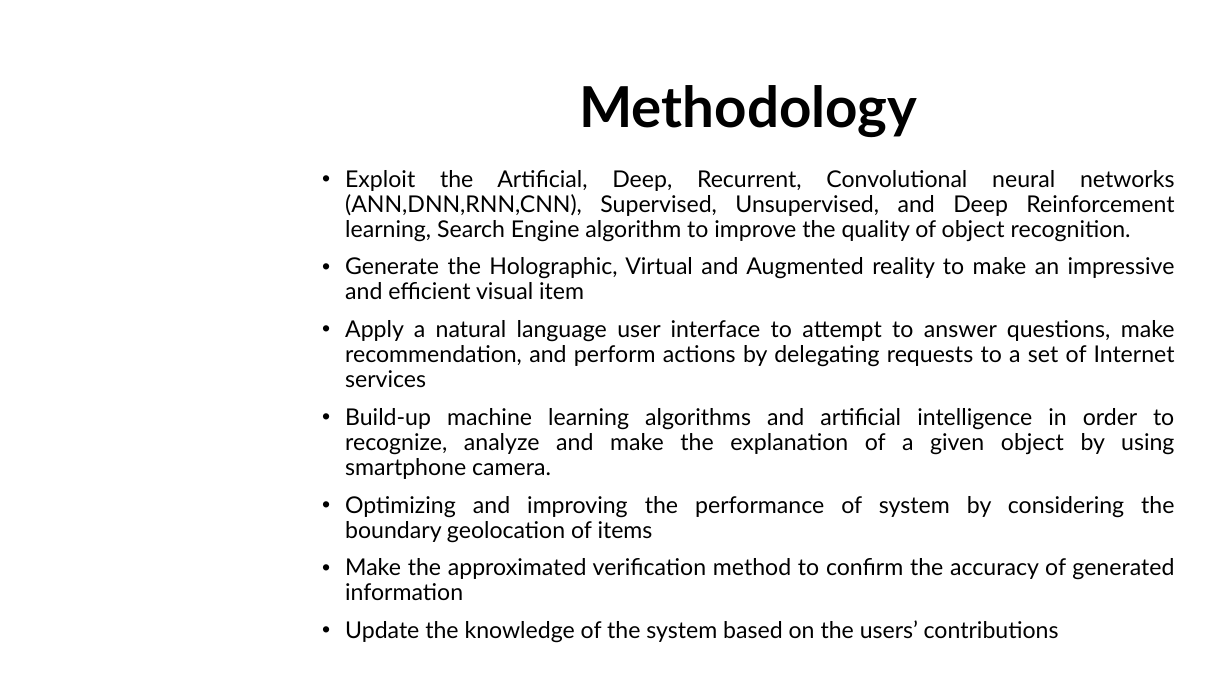
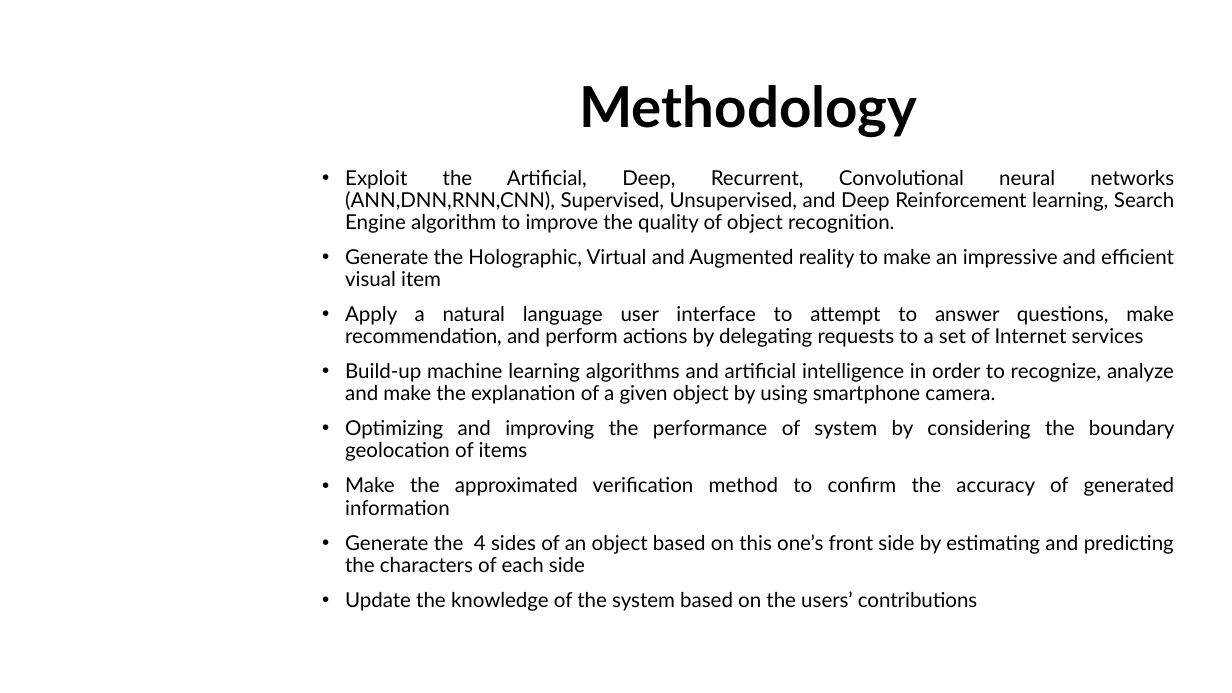
Before and after one commit to dungdovu/DGA1031, a slide deck: slide 19 of DGA1031/What is it.pptx (slide 13 before the commit). Drawn at 1232x693 pixels with LibreOffice and Linux fonts; fonts in the diff are those of the drawing; background and template pictures are left out. Boxes give left, top, right and bottom in pixels: in the first picture for what was removed or moved away, otherwise in the second. Text is boxed around its words. In the diff, an @@ line names an element or a change of style, - is before the commit and + after.

```diff
--- a/DGA1031/What is it.pptx
+++ b/DGA1031/What is it.pptx
@@ text at [345,170,1175,611]: size 18 to 16 pt in "Exploit the Artificial, Deep, Recurrent, Convolutional neura ...", "Generate the Holographic, Virtual and Augmented reality ...", "Apply a natural language user interface to ...", "Build-up machine learning algorithms and artificial intellig ..." and 3 more places @@
@@ text at [345,534,1174,572]: paragraph added @@
+• Generate the 4 sides of an object based on this one’s front side by estimating and predicting the characters of each side
```
Also in this commit, not shown: 8 other slides changed, 6 slides added, 5 other files.
